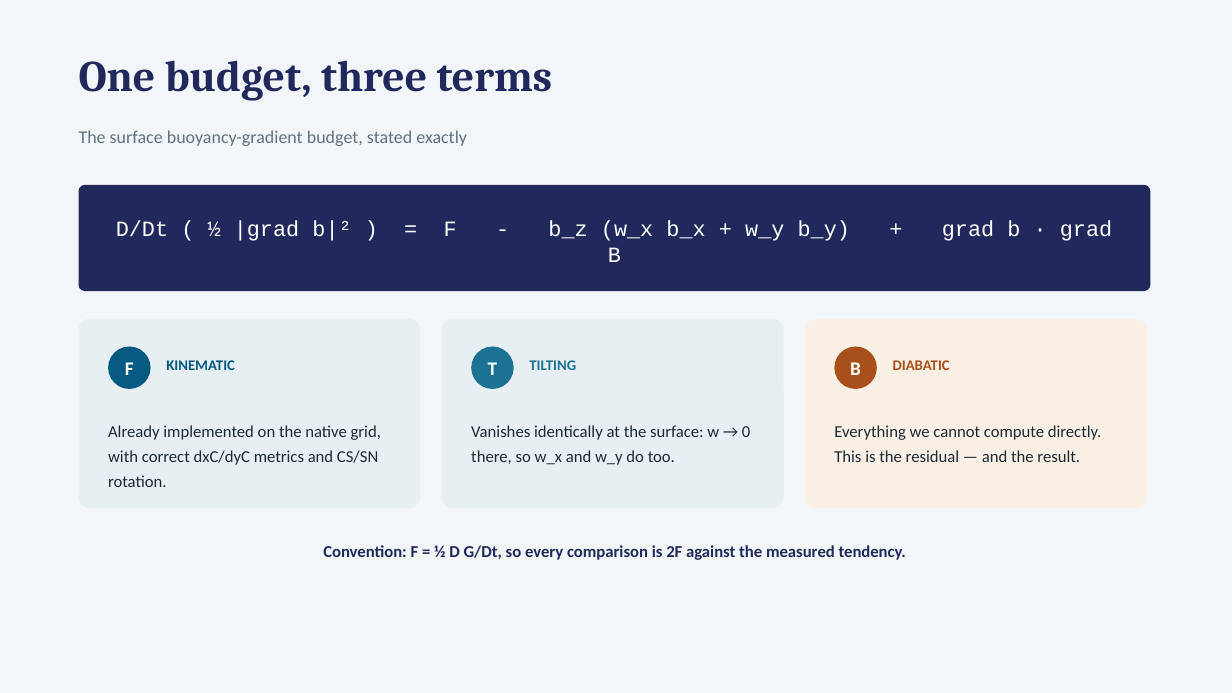
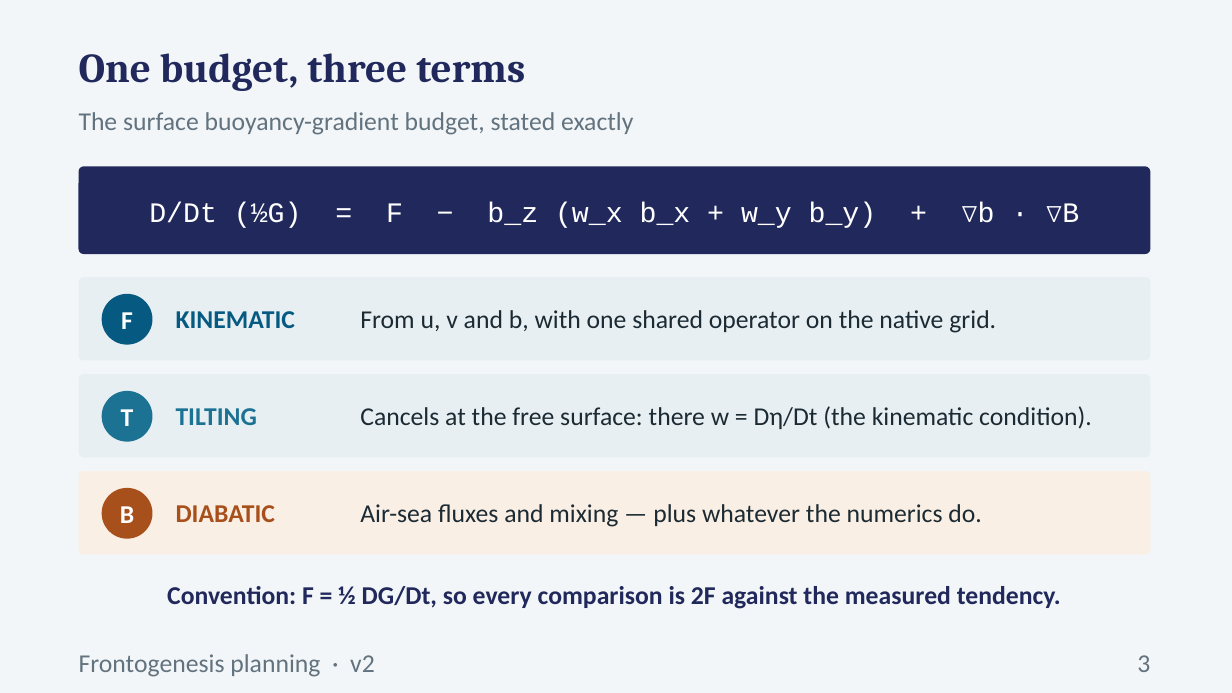
Before and after one commit to Sea-Meets-the-Stars/fronts, a slide deck: slide 3 of dev/frontogenesis/deck/Frontogenesis_Planning.pptx. Drawn at 1232x693 pixels with LibreOffice and Linux fonts; fonts in the diff are those of the drawing. Boxes give left, top, right and bottom in pixels: in the first picture for what was removed or moved away, otherwise in the second. Text is boxed around its words. In the diff, an @@ line names an element or a change of style, - is before the commit and + after.

```diff
--- a/dev/frontogenesis/deck/Frontogenesis_Planning.pptx
+++ b/dev/frontogenesis/deck/Frontogenesis_Planning.pptx
@@ text "One budget, three terms": place and size @@
-text "One budget, three terms" at [79, 60, 553, 101]
+text "One budget, three terms" at [79, 53, 525, 91]
@@ text "One budget, three terms" at [79, 53, 525, 91]: size 34 to 32 pt; line spacing 1 to 1.05; less space between paragraphs @@
@@ text "The surface buoyancy-gradient budget, stated ...": place and size @@
-text "The surface buoyancy-gradient budget, stated ..." at [79, 130, 467, 146]
+text "The surface buoyancy-gradient budget, stated ..." at [79, 112, 633, 135]
@@ text "The surface buoyancy-gradient budget, stated ..." at [79, 112, 633, 135]: size 14 to 20 pt; line spacing 1 to 1.05 @@
@@ rounded rectangle: place and size @@
-rounded rectangle at [79, 185, 1151, 291]
+rounded rectangle at [79, 166, 1151, 254]
@@ text at [149, 202, 1079, 228]: text changed; size 17 to 22 pt @@
-D/Dt ( ½ |grad b|² ) = F - b_z (w_x b_x + w_y b_y) + grad b · grad B
+D/Dt (½G) = F − b_z (w_x b_x + w_y b_y) + ∇b · ∇B
@@ rounded rectangle added at [79, 277, 1151, 360], fill #E7EFF3 @@
@@ ellipse "F": place and size @@
-ellipse "F" at [108, 347, 151, 389]
+ellipse "F" at [102, 294, 152, 345]
@@ rounded rectangle removed at [79, 319, 421, 508] @@
@@ text "KINEMATIC": place and size @@
-text "KINEMATIC" at [166, 360, 235, 370]
+text "KINEMATIC" at [176, 311, 296, 328]
@@ text added at [360, 310, 996, 333], 20 pt, text #1B2A33 @@
+From u, v and b, with one shared operator on the native grid.
@@ rounded rectangle removed at [805, 319, 1147, 508] @@
@@ rounded rectangle: place and size @@
-rounded rectangle at [442, 319, 784, 508]
+rounded rectangle at [79, 374, 1151, 457]
@@ ellipse "T": place and size @@
-ellipse "T" at [471, 347, 514, 389]
+ellipse "T" at [102, 391, 152, 442]
@@ text "TILTING": place and size @@
-text "TILTING" at [529, 360, 576, 370]
+text "TILTING" at [176, 408, 257, 425]
@@ text added at [360, 406, 1092, 429], 20 pt, text #1B2A33 @@
+Cancels at the free surface: there w = Dη/Dt (the kinematic condition).
@@ text removed at [108, 425, 381, 487] @@
-Already implemented on the native grid, with correct dxC/dyC metrics and CS/SN rotation.
@@ text removed at [471, 425, 750, 465] @@
-Vanishes identically at the surface: w → 0 there, so w_x and w_y do too.
@@ text removed at [834, 425, 1102, 462] @@
-Everything we cannot compute directly. This is the residual — and the result.
@@ rounded rectangle added at [79, 471, 1151, 555], fill #FAEFE4 @@
@@ size 15 to 20 pt in 3 elements at [102, 294, 152, 345], [102, 391, 152, 442], [102, 488, 152, 539] @@
@@ ellipse "B": place and size @@
-ellipse "B" at [835, 347, 877, 389]
+ellipse "B" at [102, 488, 152, 539]
@@ size 11.5 to 20 pt; line spacing 1 to 1.05 in 3 elements at [176, 311, 296, 328], [176, 408, 257, 425], [176, 505, 275, 522] @@
@@ text "DIABATIC": place and size @@
-text "DIABATIC" at [893, 360, 950, 370]
+text "DIABATIC" at [176, 505, 275, 522]
@@ text added at [360, 504, 982, 527], 20 pt, text #1B2A33 @@
+Air-sea fluxes and mixing — plus whatever the numerics do.
@@ text at [167, 586, 1061, 609]: text changed; size 13 to 20 pt @@
-Convention: F = ½ D G/Dt, so every comparison is 2F against the measured tendency.
+Convention: F = ½ DG/Dt, so every comparison is 2F against the measured tendency.
@@ text added at [79, 654, 375, 677], 20 pt, text #62737F @@
+Frontogenesis planning · v2
@@ text added at [1137, 655, 1150, 672], 20 pt, text #62737F @@
+3
```
Also in this commit, not shown: 8 other slides changed, 8 slides added, 4 slides removed, 3 other files.
